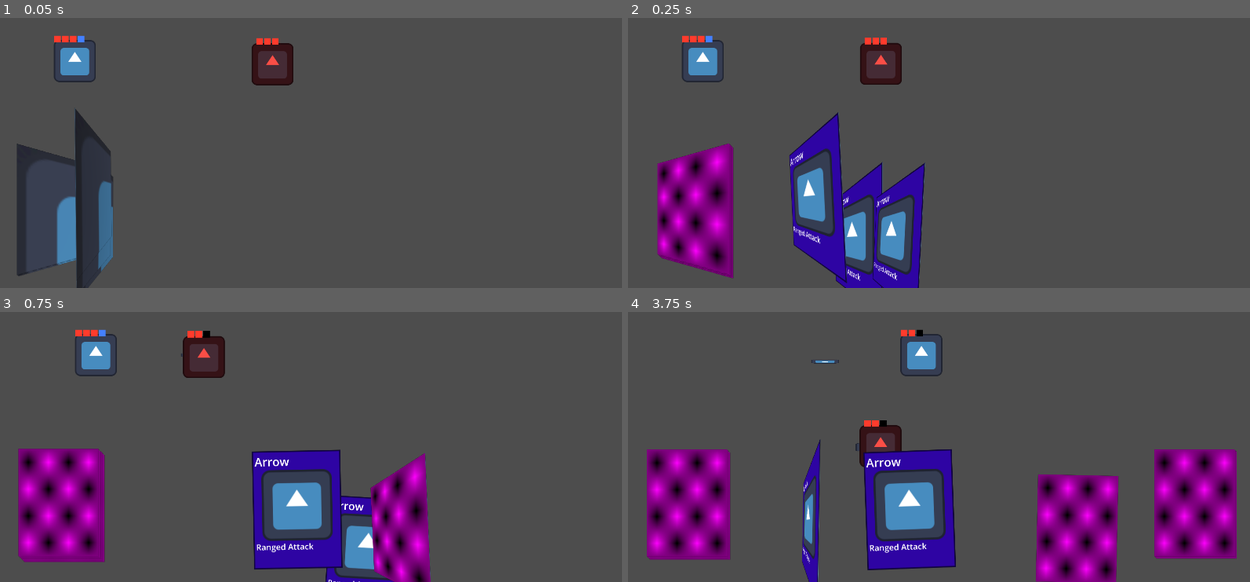
Above: before the commit, frames 1-4 (two rows, left to right).
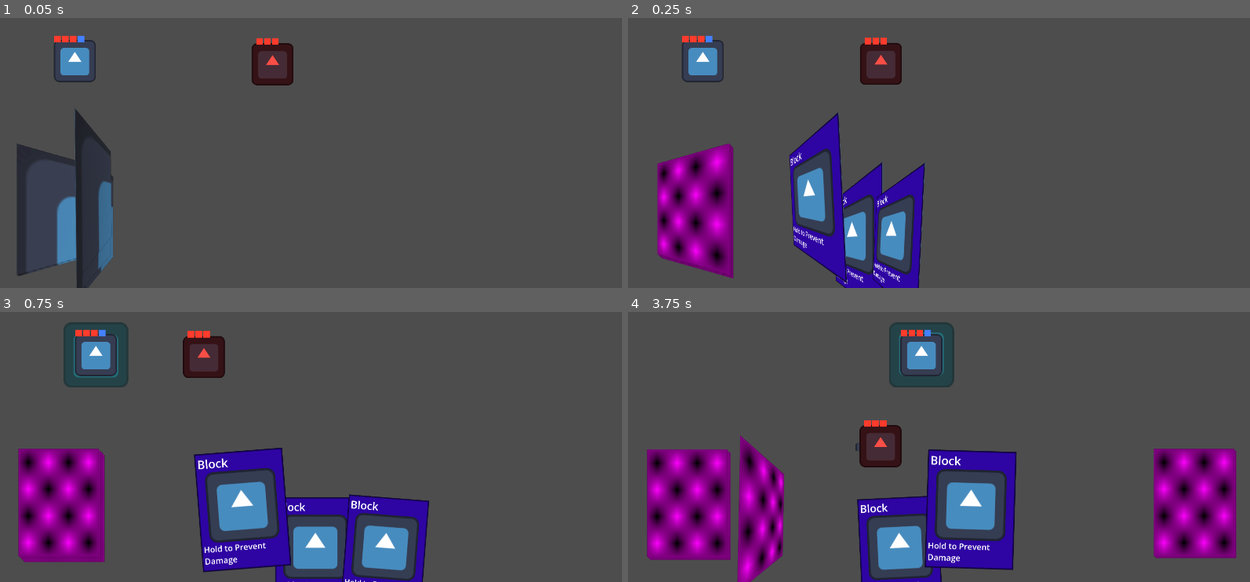
Above: after the commit, the same moments.

Repository: MamaDespik/GGJ-1
Game: Godot game, scene res://test.tscn
Same seed, same stepped clock (60 frames per second), same inputs: the game is played once before the commit and once after it. The engine's default icon, where the game draws it, is replaced by a stand-in: a white triangle on a blue panel in a dark square.
Inputs (mouse positions are in pixels of both pictures, inside the frame that each line leads up to):
- Up to frame 1 (0.05 s): no input
- Up to frame 2 (0.25 s): no input
- Up to frame 3 (0.75 s): tap Enter (ui_accept) at 0.5 s; move the mouse to (454, 387) at 0.52 s; press the mouse at (454, 387) at 0.53 s; hold D (move_right) from 0.53 s (still down)
- Up to frame 4 (3.75 s): tap Enter (ui_accept) at 0.77, 0.8, 1.07, 1.35, 1.52, 1.82, 2.3, 3.02, 3.32 s; move the mouse to (814, 422) at 1.27 s; release D (move_right) at 1.28 s; release the mouse at (814, 422) at 1.28 s; hold S (move_down) 1.28-2.03 s; click (814, 422) at 1.55 s; move the mouse to (1007, 328) at 2.02 s; hold D (move_right) 2.03-2.78 s; hold Mouse wheel up (change_highlight_left) 2.03-2.78 s; move the mouse to (907, 476) at 2.77 s; hold W (move_up) 2.78-3.53 s; tap Mouse wheel down (change_highlight_right) at 2.85 s; click (907, 476) at 3.05 s; move the mouse to (1131, 457) at 3.52 s; press the mouse at (1131, 457) at 3.53 s; hold A (move_left) from 3.53 s (still down)

Frame 1 is identical in both runs. In frame 2, 0.3% of the frame differs, in the area x 26-44%, y 49-99%; in frame 3, 14%; in frame 4, 20%, in the area x 3-98%, y 3-100%.

Commit message:
Block Card (Start) and Action Passing Rework

Diff:
--- a/godovelopment-game-jam-1/Card Actions/basic_ranged_card_action.gd
+++ b/godovelopment-game-jam-1/Card Actions/basic_ranged_card_action.gd
@@ -13,11 +13,9 @@
 
 
 func _on_area_2d_area_entered(_area: Area2D) -> void:
-	print("crash")
 	queue_free()
 	return
 
 func _on_area_2d_body_entered(_body: Node2D) -> void:
-	print("crash")
 	queue_free()
 	return
--- /dev/null
+++ b/godovelopment-game-jam-1/Card Actions/block_card_action.gd
@@ -0,0 +1,6 @@
+extends CardAction
+
+func _on_area_2d_area_entered(area: Area2D) -> void:
+	var hit_box:HitBox = area.get_parent()
+	hit_box.set_deferred("enabled", false)
+	return
--- /dev/null
+++ b/godovelopment-game-jam-1/Card Actions/block_card_action.tscn
@@ -0,0 +1,68 @@
+[gd_scene load_steps=9 format=3 uid="uid://b3vbj2b6xs6co"]
+
+[ext_resource type="PackedScene" uid="uid://bixav0r3he737" path="res://Card Actions/card_action.tscn" id="1_2kuii"]
+[ext_resource type="Script" uid="uid://3yrpdrumlte7" path="res://Card Actions/block_card_action.gd" id="2_38cm8"]
+[ext_resource type="Texture2D" uid="uid://thnj12t7c3yd" path="res://Assets/icon.svg" id="2_i6yk0"]
+
+[sub_resource type="Animation" id="Animation_38cm8"]
+resource_name = "RESET"
+length = 0.001
+
+[sub_resource type="Animation" id="Animation_uegk1"]
+resource_name = "go"
+length = 0.5
+
+[sub_resource type="Animation" id="Animation_2kuii"]
+resource_name = "stop"
+tracks/0/type = "method"
+tracks/0/imported = false
+tracks/0/enabled = true
+tracks/0/path = NodePath(".")
+tracks/0/interp = 1
+tracks/0/loop_wrap = true
+tracks/0/keys = {
+"times": PackedFloat32Array(0),
+"transitions": PackedFloat32Array(1),
+"values": [{
+"args": [],
+"method": &"queue_free"
+}]
+}
+
+[sub_resource type="AnimationLibrary" id="AnimationLibrary_ab3sf"]
+_data = {
+&"RESET": SubResource("Animation_38cm8"),
+&"go": SubResource("Animation_uegk1"),
+&"stop": SubResource("Animation_2kuii")
+}
+
+[sub_resource type="RectangleShape2D" id="RectangleShape2D_o6dpm"]
+size = Vector2(127.385, 127.564)
+
+[node name="BlockCardAction" instance=ExtResource("1_2kuii")]
+script = ExtResource("2_38cm8")
+
+[node name="AnimationPlayer" parent="." index="0"]
+libraries = {
+&"": SubResource("AnimationLibrary_ab3sf")
+}
+
+[node name="Placeholder" parent="." index="1"]
+visible = true
+
+[node name="Sprite2D" type="Sprite2D" parent="." index="2"]
+modulate = Color(0.00784314, 0.976471, 0.839216, 0.537255)
+scale = Vector2(1.55435, 1.56)
+texture = ExtResource("2_i6yk0")
+
+[node name="Area2D" type="Area2D" parent="Sprite2D" index="0"]
+visible = false
+collision_layer = 0
+collision_mask = 64
+
+[node name="CollisionShape2D" type="CollisionShape2D" parent="Sprite2D/Area2D" index="0"]
+position = Vector2(-0.643361, -0.320518)
+scale = Vector2(1, 1)
+shape = SubResource("RectangleShape2D_o6dpm")
+
+[connection signal="area_entered" from="Sprite2D/Area2D" to="." method="_on_area_2d_area_entered"]
--- /dev/null
+++ b/godovelopment-game-jam-1/Cards/block_card.gd
@@ -0,0 +1,17 @@
+extends Card
+
+var is_using:bool = false
+
+func _input(event):
+	if event.is_action_pressed("select"):
+		if is_highlighted:
+			use()
+			is_using = true
+			is_highlighted = false
+	if event.is_action_released("select"):
+		if is_using:
+			current_card_action.animation_player.play("stop")
+			discard()
+			is_using = false
+	super(event)
+	return
--- /dev/null
+++ b/godovelopment-game-jam-1/Cards/block_card.tscn
@@ -0,0 +1,23 @@
+[gd_scene load_steps=6 format=3 uid="uid://cqkx6ohw3m6w1"]
+
+[ext_resource type="PackedScene" uid="uid://cb2547m4s54t2" path="res://Cards/Card.tscn" id="1_bmw6m"]
+[ext_resource type="Script" uid="uid://btgyohkpqtv1u" path="res://Cards/block_card.gd" id="2_m3dpp"]
+[ext_resource type="PackedScene" uid="uid://b3vbj2b6xs6co" path="res://Card Actions/block_card_action.tscn" id="3_ajmgl"]
+
+[sub_resource type="ViewportTexture" id="ViewportTexture_m3dpp"]
+viewport_path = NodePath("CardSprite/CardModelViewport")
+
+[sub_resource type="ViewportTexture" id="ViewportTexture_ajmgl"]
+viewport_path = NodePath("CardSprite/CardModelViewport/CardModel/CardFront/CardFrontViewport")
+
+[node name="BlockCard" instance=ExtResource("1_bmw6m")]
+script = ExtResource("2_m3dpp")
+card_title = "Block"
+card_text = "Hold to Prevent Damage"
+card_action_scene = ExtResource("3_ajmgl")
+
+[node name="CardSprite" parent="." index="0"]
+texture = SubResource("ViewportTexture_m3dpp")
+
+[node name="CardFront" parent="CardSprite/CardModelViewport/CardModel" index="0"]
+texture = SubResource("ViewportTexture_ajmgl")
--- a/godovelopment-game-jam-1/Cards/card.gd
+++ b/godovelopment-game-jam-1/Cards/card.gd
@@ -13,12 +13,13 @@
 var initial_card_height:float
 var highlighted_height_adjustment:float = -100
 var player:Player
+var current_card_action:CardAction
 
 @onready var card_sprite: Sprite2D = $CardSprite
 @onready var card_model = $CardSprite/CardModelViewport/CardModel
 @onready var card_front = %CardFront
 
-signal used(card:Card)
+signal used(card_action:CardAction)
 signal discarded(card:Card)
 
 func _ready():
@@ -29,11 +30,12 @@
 	return
 
 func _input(event):
-	if event.is_action_pressed("ui_accept"): #DEBUG
-		if is_highlighted: flip()
+	#if event.is_action_pressed("ui_accept"): #DEBUG
+		#if is_highlighted: flip()
 	if event.is_action_pressed("select"):
 		if is_highlighted:
 			use()
+			discard()
 	if event.is_action_pressed("cancel"):
 		if is_highlighted:
 			discard()
@@ -47,8 +49,8 @@
 	return
 
 func use():
-	dehighlight()
-	used.emit(self)
+	current_card_action = card_action_scene.instantiate()
+	used.emit(current_card_action)
 	return
 
 func discard():
--- a/godovelopment-game-jam-1/Cards/card_front.tscn
+++ b/godovelopment-game-jam-1/Cards/card_front.tscn
@@ -60,7 +60,9 @@
 
 [node name="TextLabel" type="Label" parent="MarginContainer/MarginContainer/VBoxContainer"]
 unique_name_in_owner = true
+custom_minimum_size = Vector2(100, 0)
 layout_mode = 2
 size_flags_vertical = 2
 text = "This is example text ."
 label_settings = SubResource("LabelSettings_5ychq")
+autowrap_mode = 3
--- a/godovelopment-game-jam-1/Cards/cards_container.gd
+++ b/godovelopment-game-jam-1/Cards/cards_container.gd
@@ -12,7 +12,7 @@
 
 func _ready() -> void:
 	for i in 10:
-		var new_card:Card = load("res://Cards/Cards/basic_ranged_card.tscn").instantiate()
+		var new_card:Card = load("res://Cards/block_card.tscn").instantiate()
 		new_card.position = draw_pile.position
 		draw_pile.add_card(new_card)
 		new_card.used.connect(_on_card_used)
@@ -26,10 +26,8 @@
 func _input(event: InputEvent) -> void:
 	if event.is_action_pressed("select") and hand_empty:
 		shuffle_timer.start()
-		print("Timer Started")
 	if event.is_action_released("select") and hand_empty:
 		shuffle_timer.stop()
-		print("Timer Stopped")
 	return
 
 func draw_new_card():
@@ -58,7 +56,6 @@
 
 func _on_shuffle_timer_timeout() -> void:
 	hand_empty = false
-	print("Timer Finished")
 	var tween:Tween = create_tween()
 	tween.tween_callback(shuffle_discard)
 	tween.tween_interval(1)
@@ -66,7 +63,6 @@
 		tween.tween_callback(draw_new_card).set_delay(.1)
 	return
 
-func _on_card_used(card:Card):
-	var card_action:CardAction = card.card_action_scene.instantiate()
+func _on_card_used(card_action:CardAction):
 	player.card_actions.add_child(card_action)
 	return
--- a/godovelopment-game-jam-1/Cards/hand.gd
+++ b/godovelopment-game-jam-1/Cards/hand.gd
@@ -39,7 +39,6 @@
 
 func add_card(card:Card):
 	cards.append(card)
-	card.used.connect(_on_card_removed)
 	card.discarded.connect(_on_card_removed)
 	update_hand()
 	return
@@ -47,7 +46,6 @@
 func remove_card(card:Card):
 	if cards.has(card):
 		cards.erase(card)
-		card.used.disconnect(_on_card_removed)
 		card.discarded.disconnect(_on_card_removed)
 	if get_children().has(card):
 		remove_child(card)
Not shown, added: godovelopment-game-jam-1/Card Actions/block_card_action.gd.uid
Not shown, added: godovelopment-game-jam-1/Cards/block_card.gd.uid
Not shown, changed: TODO.txt
